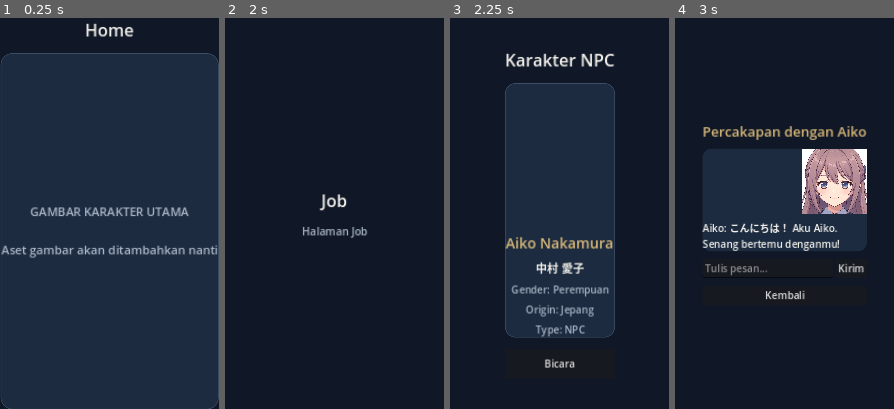
Above: before the commit, frames 1-4 (left to right).
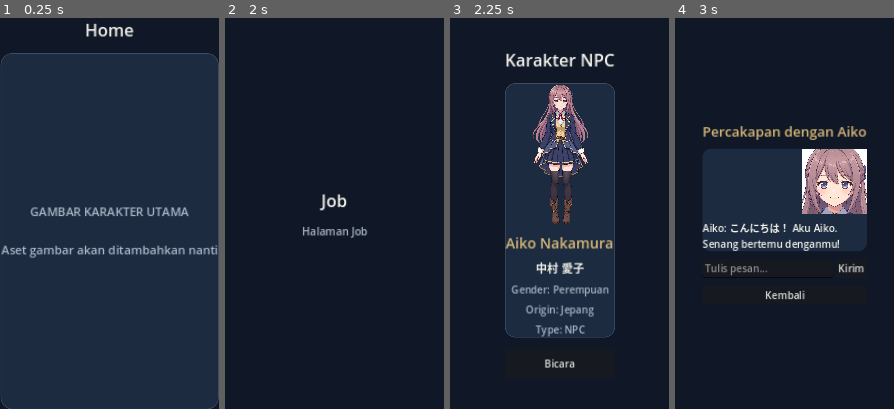
Above: after the commit, the same moments.

Repository: Koidyavol/Koikingdom
Game: Godot game, scene res://scenes/main.tscn
The game is run twice, just before and just after one commit, with the same random seed, the same clock (stepped at 60 frames per second) and the same inputs.
Inputs:
- Up to frame 1 (0.25 s): no input
- Up to frame 2 (2 s): click "Map" at 0.5 s; click "Job" at 1.25 s
- Up to frame 3 (2.25 s): click "Karakter" at 2 s
- Up to frame 4 (3 s): click "Bicara" at 2.75 s
The pictures show only the part of the screen within x 25-75%, y 23-73%; the shares and areas given below are measured in that part.

Frames 1-2 are identical in both runs. In frame 3, 4.2% of the frame differs, in the area x 37-64%, y 17-53%; in frame 4, nothing differs.

Commit message:
Fix Android export configuration and Aiko asset/chat wiring

Diff:
--- a/scripts/main.gd
+++ b/scripts/main.gd
@@ -5,7 +5,7 @@
 const ACCENT := Color("#d8b878")
 const TEXT_MAIN := Color("#f3f1eb")
 const TEXT_MUTED := Color("#aab6c6")
-const NPC_IMAGE_PATH := "res://assets/character/npc/aiko/character.png"
+const NPC_IMAGE_PATH := "res://assets/character/npc/aiko/file_00000000a6b48207b9d35d50cf590e0d.png"
 const NPC_EYES_OPEN_PATH := "res://assets/character/npc/aiko/portrait/eyes_open.jpeg"
 const NPC_EYES_HALF_CLOSED_PATH := "res://assets/character/npc/aiko/portrait/eyes_half_closed.jpeg"
 const NPC_EYES_CLOSED_PATH := "res://assets/character/npc/aiko/portrait/eyes_closed.jpeg"
@@ -254,7 +254,7 @@
 
 	var send_button := Button.new()
 	send_button.text = "Kirim"
-	send_button.pressed.connect(_send_chat_message.bind(chat_input.text))
+	send_button.pressed.connect(_send_chat_message)
 	input_row.add_child(send_button)
 
 	var back_button := Button.new()
Not shown, changed: export_presets.cfg
